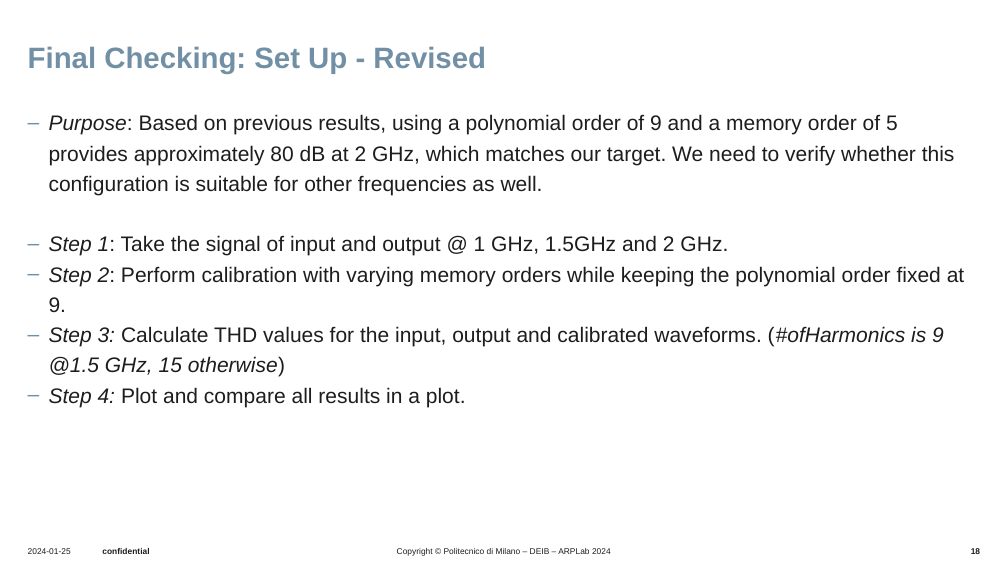
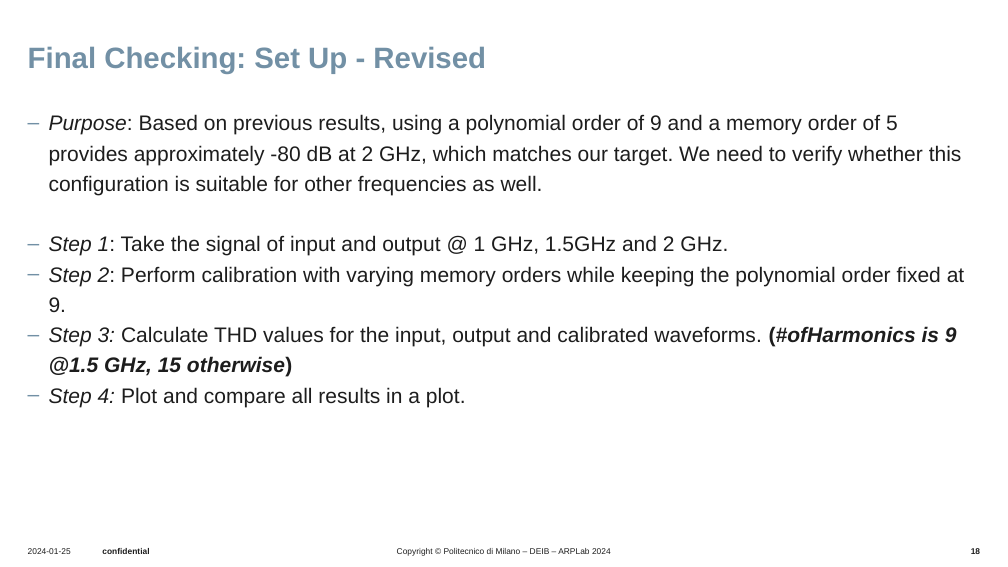
Before and after one commit to UseProxy305/thesisWork, a slide deck: slide 18 of Presentations/presentation5_4_sep/20250904_bi.pptx. Drawn at 1008x567 pixels with LibreOffice and Linux fonts; fonts in the diff are those of the drawing; background and template pictures are left out. Boxes give left, top, right and bottom in pixels: in the first picture for what was removed or moved away, otherwise in the second. Text is boxed around its words. In the diff, an @@ line names an element or a change of style, - is before the commit and + after.

```diff
--- a/Presentations/presentation5_4_sep/20250904_bi.pptx
+++ b/Presentations/presentation5_4_sep/20250904_bi.pptx
@@ text at (49,114,962,195): text changed @@
-‒ Purpose: Based on previous results, using a polynomial order of 9 and a memory order of 5 provides approximately 80 dB at 2 GHz, which matches our target. We need to verify whether this configuration is suitable for other frequencies as well.
+‒ Purpose: Based on previous results, using a polynomial order of 9 and a memory order of 5 provides approximately -80 dB at 2 GHz, which matches our target. We need to verify whether this configuration is suitable for other frequencies as well.
@@ text at (49,326,957,377): bold on in "(#ofHarmonics is 9 @1.5 GHz, 15 otherwise)" @@
```
Also in this commit, not shown: 2 other slides changed, 6 other files.
